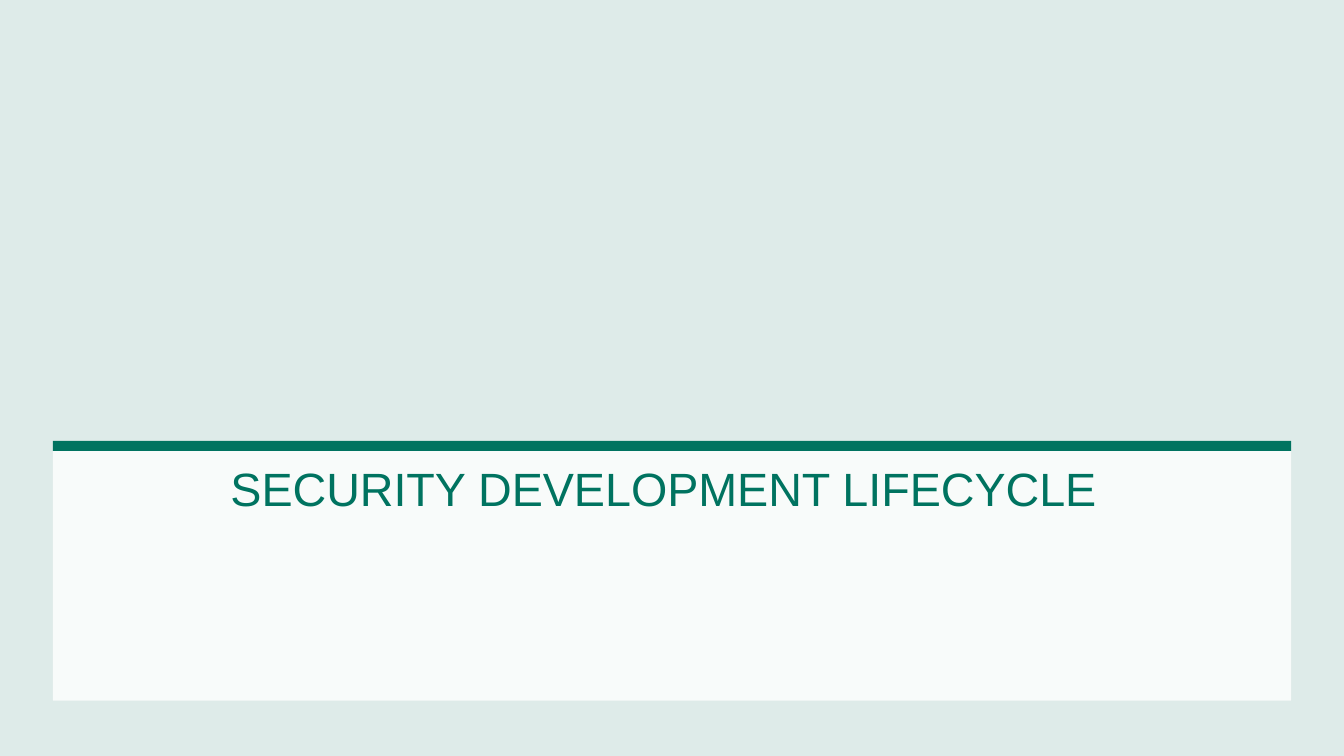
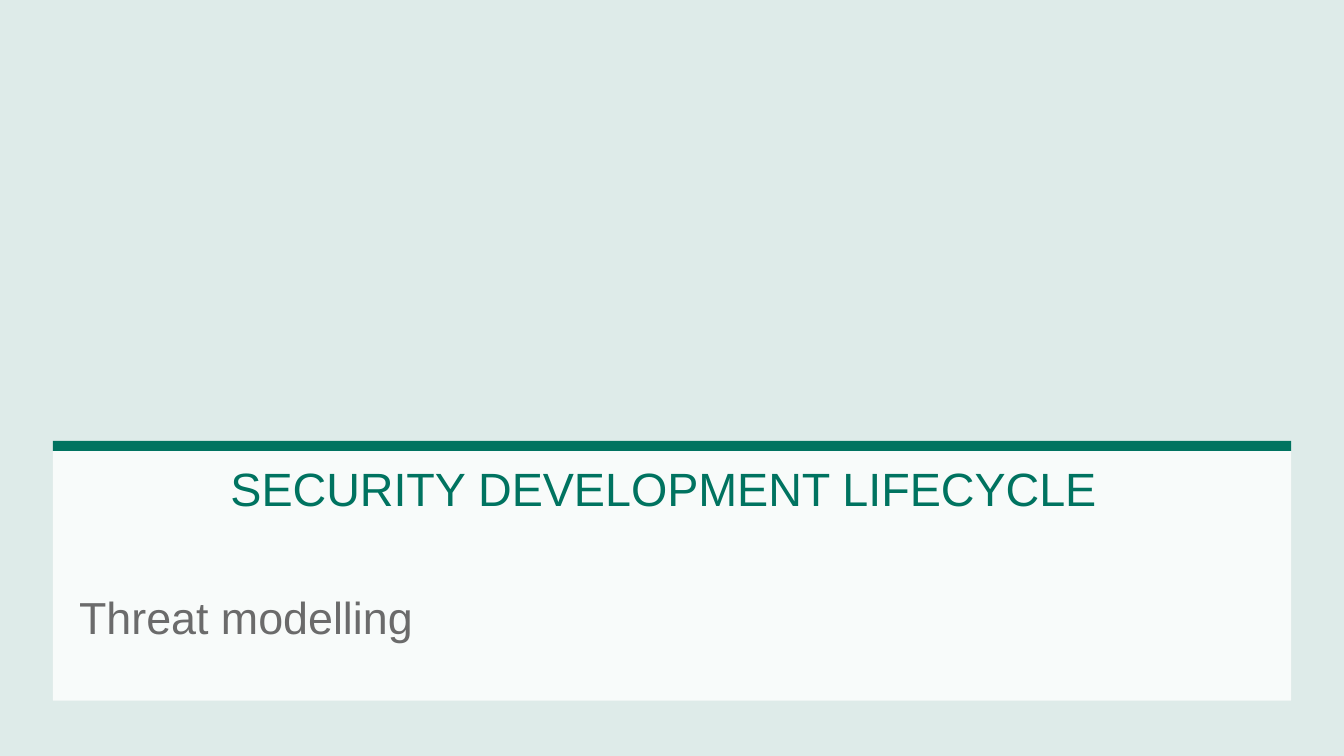
Before and after one commit to prograholic/prograholic.github.io, a slide deck: slide 5 of nsu_31_01_2017/31.01.2017_kutumov.pptx. Drawn at 1344x756 pixels with LibreOffice and Linux fonts; fonts in the diff are those of the drawing. Boxes give left, top, right and bottom in pixels: in the first picture for what was removed or moved away, otherwise in the second. Text is boxed around its words. In the diff, an @@ line names an element or a change of style, - is before the commit and + after.

```diff
--- a/nsu_31_01_2017/31.01.2017_kutumov.pptx
+++ b/nsu_31_01_2017/31.01.2017_kutumov.pptx
@@ text added at [79, 601, 413, 643], 24 pt, text #6B6B6B @@
+Threat modelling
```
Also in this commit, not shown: 1 other slide changed, 2 slides removed.
